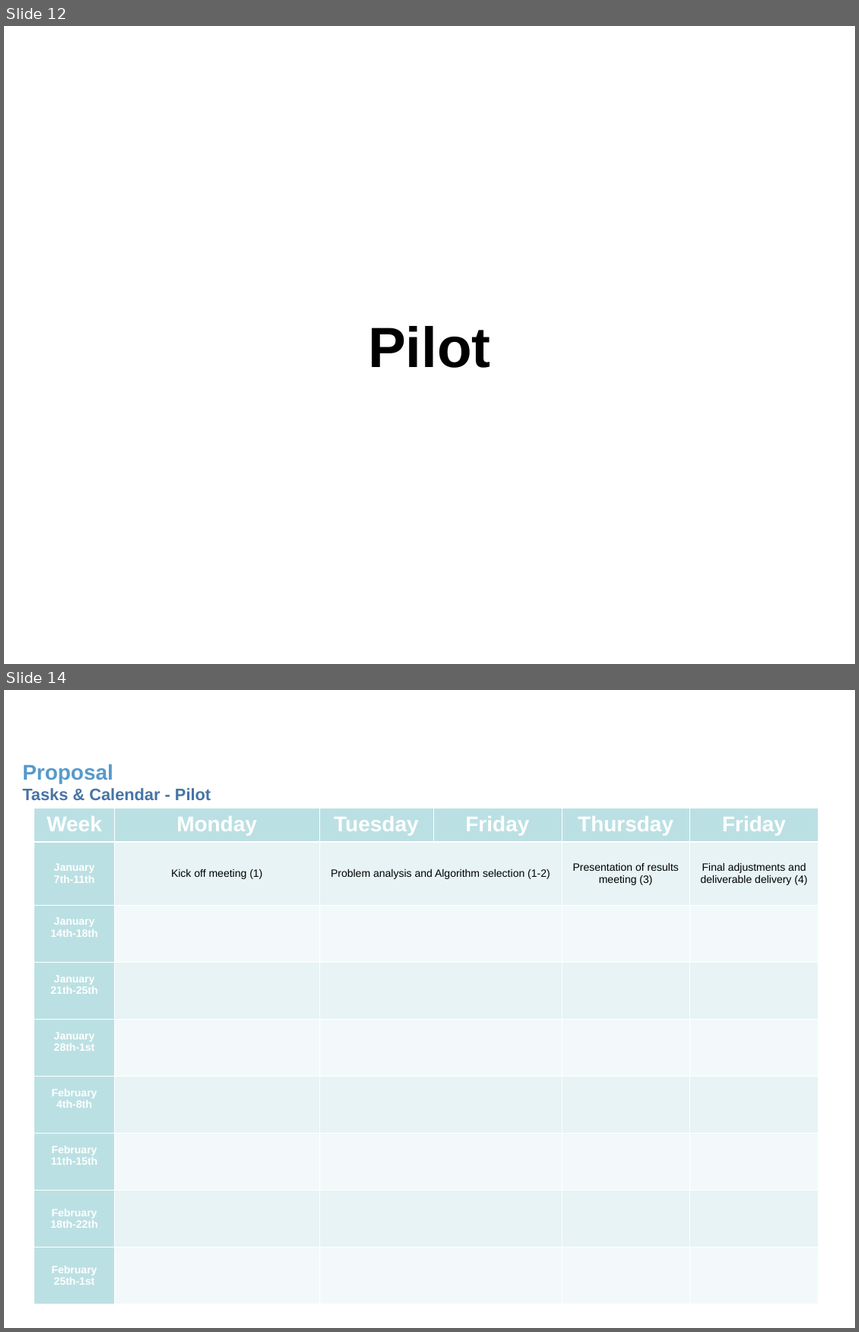
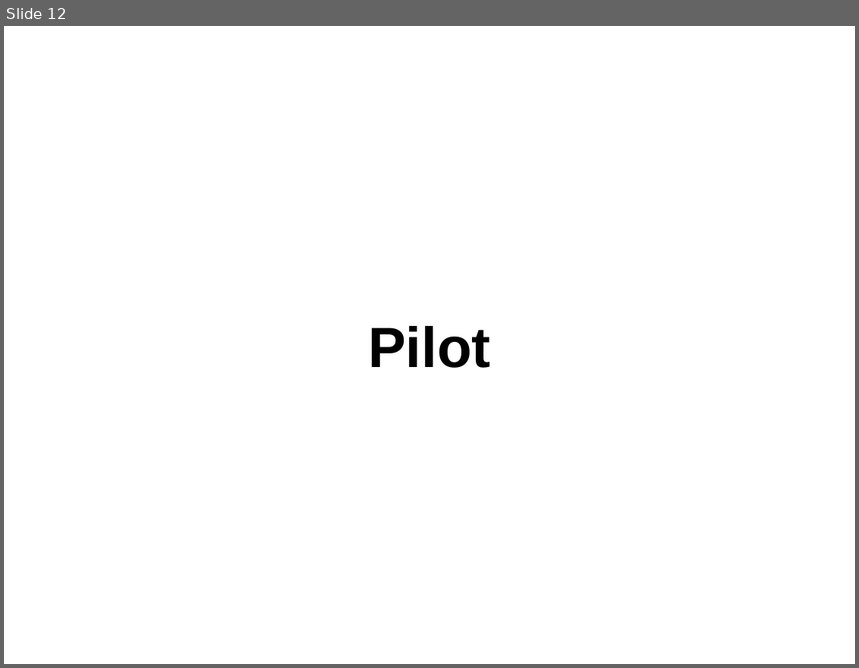
Before and after one commit to DanielMCM/Bakery-Co, a slide deck: 00 Deliverables/Proposal_v2.ppt. Shown one above the other, each under a label of ours: slides 12 and 14 before the commit, slide 12 after it; the slides between them are not shown. The pictures are 859x1332 and 859x668 pixels, drawn with LibreOffice and Linux fonts; fonts in the diff are those of the drawing; background and template pictures are left out. Boxes give left, top, right and bottom in pixels: in the first picture for what was removed or moved away, otherwise in the second. Text is boxed around its words. In the diff, an @@ line names an element or a change of style, - is before the commit and + after.

Commit message:
Deliverables draft

```diff
--- a/00 Deliverables/Proposal_v2.ppt
+++ b/00 Deliverables/Proposal_v2.ppt
@@ slide 14 removed at [4, 690, 855, 1328], background picture (left out) @@
@@ text removed at [22, 764, 211, 800] @@
-Proposal
-Tasks & Calendar - Pilot
@@ table removed at [34, 809, 819, 1305], 9 rows, 6 columns @@
-Week | Monday | Tuesday | Friday | Thursday | Friday
-January 7th-11th | Kick off meeting (1) | Problem analysis and Algorithm selection (1-2) |  | Presentation of results meeting (3) | Final adjustments and deliverable delivery (4)
-January 14th-18th |  |  |  |  | 
-January 21th-25th |  |  |  |  | 
-January 28th-1st |  |  |  |  | 
-February 4th-8th |  |  |  |  | 
-February 11th-15th |  |  |  |  | 
-February 18th-22th |  |  |  |  | 
-February 25th-1st |  |  |  |  | 
```
Also in this commit, not shown: 8 slides changed, 1 other file.
